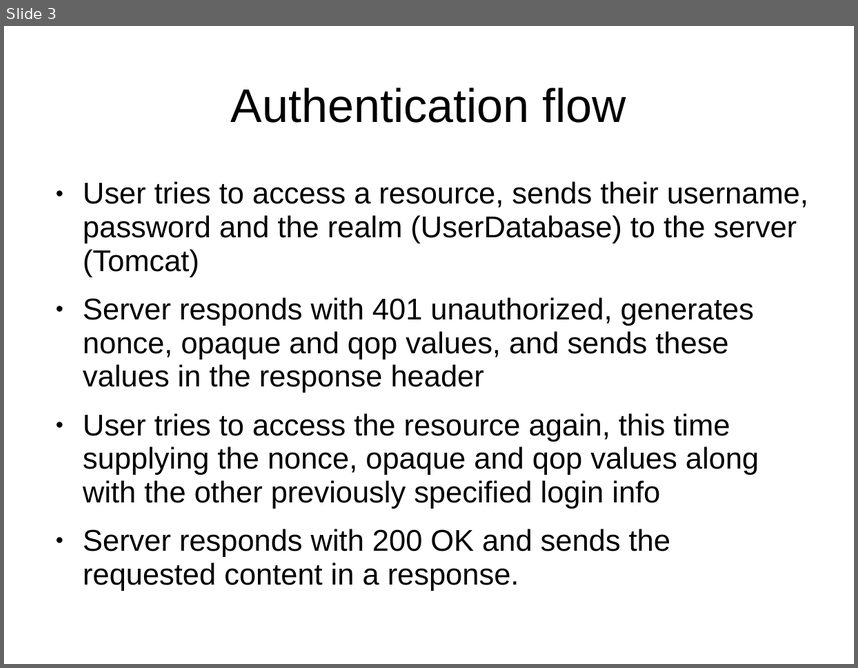
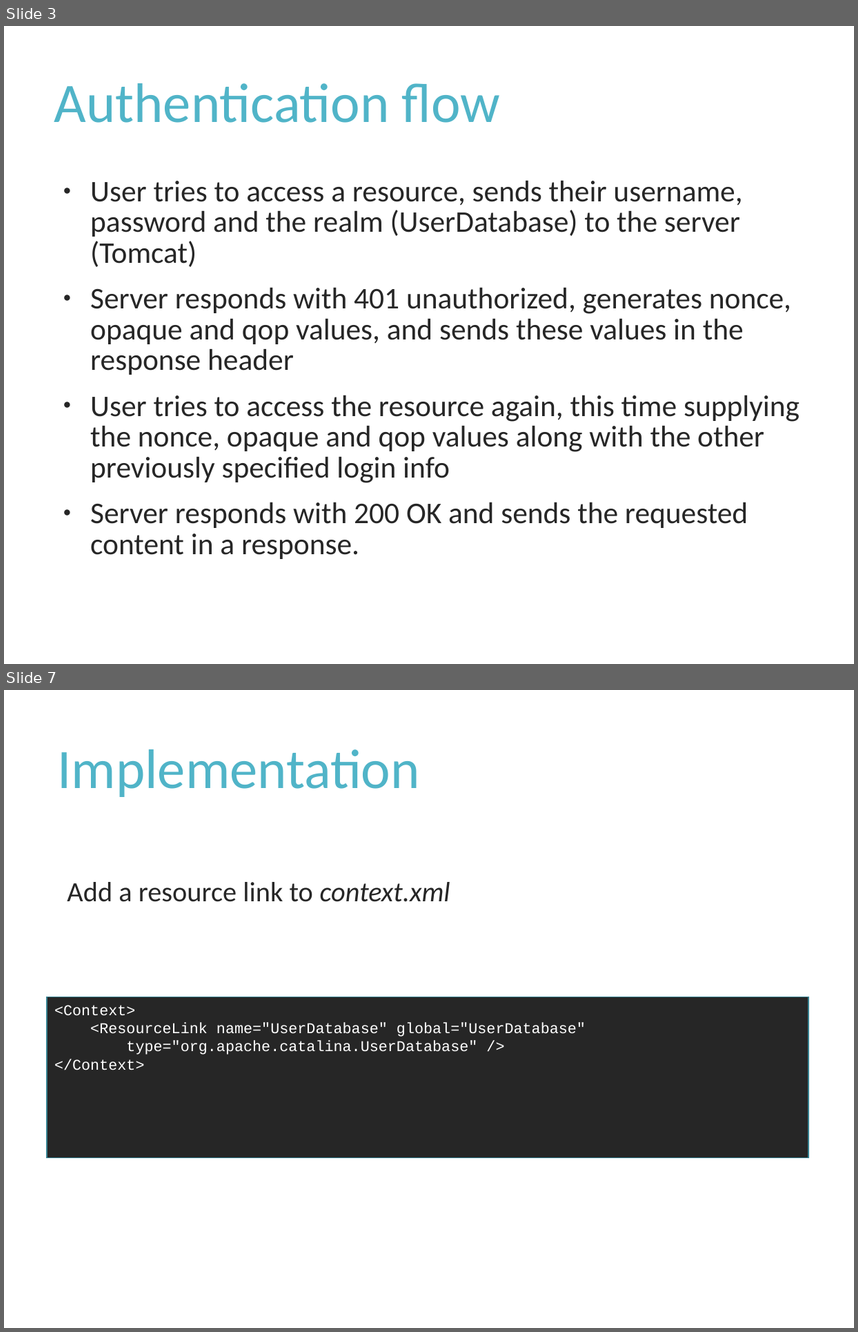
Before and after one commit to Rampastring/ties4560, a slide deck: Task-4/task4.ppt. Shown one above the other, each under a label of ours: slide 3 before the commit, slides 3 and 7 after it; the slides between them are not shown. The pictures are 858x668 and 858x1332 pixels, drawn with LibreOffice and Linux fonts; fonts in the diff are those of the drawing. Boxes give left, top, right and bottom in pixels: in the first picture for what was removed or moved away, otherwise in the second. Text is boxed around its words. In the diff, an @@ line names an element or a change of style, - is before the commit and + after.

```diff
--- a/Task-4/task4.ppt
+++ b/Task-4/task4.ppt
@@ slide 7 added at box(4, 690, 854, 1328), background #FFFFFF @@
@@ title added at box(57, 749, 419, 797), 52 pt, text #50B4C8 @@
+Implementation
@@ text added at box(67, 882, 450, 902), 26 pt, text #262626 @@
+  Add a resource link to context.xml
@@ rectangle added at box(47, 997, 809, 1159), fill #262626, outline #388392 0.99 pt, 14 pt, text #FFFFFF @@
+<Context>
+<ResourceLink name="UserDatabase" global="UserDatabase"
+type="org.apache.catalina.UserDatabase" />
+</Context>
@@ slide 3 changed as well @@
@@ title "Authentication flow" at box(54, 83, 500, 123): size 44 to 52 pt, font Arial to Calibri, text colour #000000 to #50B4C8; alignment centre to left; line spacing 0.93 to 0.9 @@
@@ text "User tries to access a ..." at box(90, 180, 800, 559): font Arial to Calibri, text colour #000000 to #262626; line spacing 0.93 to 0.85; bullet colour #000000 to #262626 @@
```
Also in this commit, not shown: 2 other slides changed, 8 other slides added.
